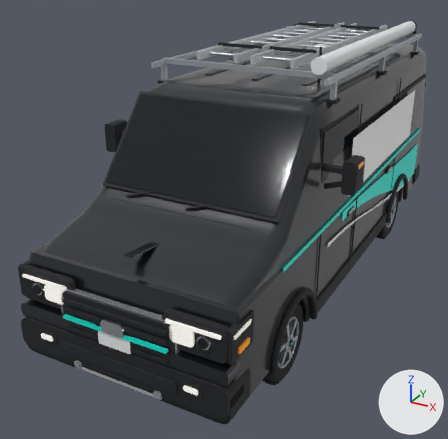
What one commit did to the glTF model public/models/vehicles/full-size-van.glb.
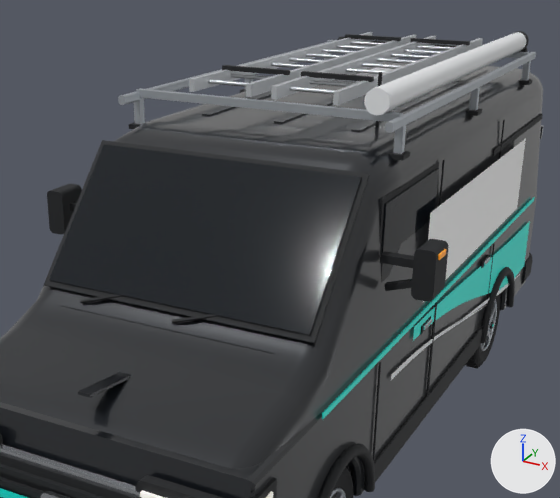
The first picture shows the older version from a 50 mm camera at (2.8, -6.38, 3.76) aimed at (-0.43, -0.51, 0.82). The close-ups show the older and then the newer version on the part from 17% to 98% of the width and 0% to 74% of the height of that picture. Only the edits that show in the close-ups are written down. The lights are fixed; the arrows at lower right show +X, +Y and +Z. Where no turn or scale is listed for an object, it has been applied to the vertices. Vertices at exactly the same position are counted once.

The first close-up shows 'body_accent', 'body_chrome', 'body_decal-right', 'body_glass', 'body_paint', 'body_plastic-dark', 'body_underbody', 'body_white', 'rack_aluminum', 'rack_plastic-dark', 'rack_steel', 'rack_white' and 6 more.
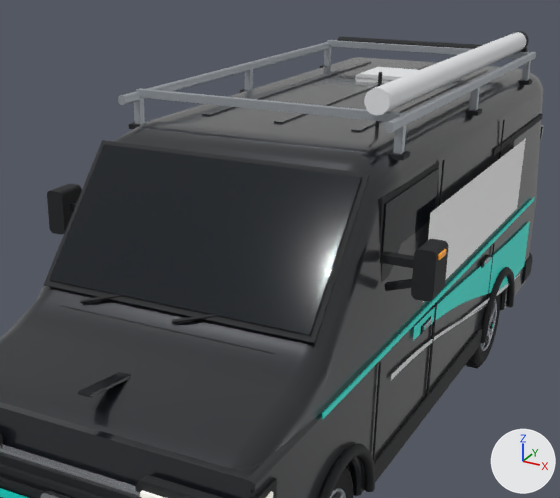
Pixel boxes [x1, y1, x2, y2] of what changed, in the close-ups (560 x 498 px):
'rack_aluminum', deleted: before [189, 32, 483, 105]
part 1 of me_mesh_16, deleted: before [222, 65, 290, 75]
part 2 of me_mesh_16, deleted (black): before [301, 71, 374, 82]
part 3 of me_mesh_16, deleted: before [345, 34, 401, 41]
part 4 of me_mesh_16, deleted: before [410, 38, 470, 46]

The change in detail:
me_mesh_16 is used by ob_rack_plastic_dark; location (0.0, 0.0, 0.0).
me_mesh_16 had 132 vertices, 216 faces and spanned x -0.98..0.98, y -0.96..2.49, z 2.44..2.87.
me_mesh_16 now has 100 vertices, 168 faces and spans x -0.98..0.98, y -0.96..2.49, z 2.44..2.87.
me_mesh_16 part 1: the loose piece of 8 vertices spanning x -0.55..-0.05, y -0.42..-0.38, z 2.8..2.83 is deleted.
me_mesh_16 part 2: the loose piece of 8 vertices spanning x 0.05..0.55, y -0.42..-0.38, z 2.8..2.83 is deleted.
me_mesh_16 part 3: the loose piece of 8 vertices spanning x -0.55..-0.05, y 1.78..1.82, z 2.8..2.83 is deleted.
me_mesh_16 part 4: the loose piece of 8 vertices spanning x 0.05..0.55, y 1.78..1.82, z 2.8..2.83 is deleted.
Object 'rack_aluminum' (ob_rack_aluminum) is deleted.
